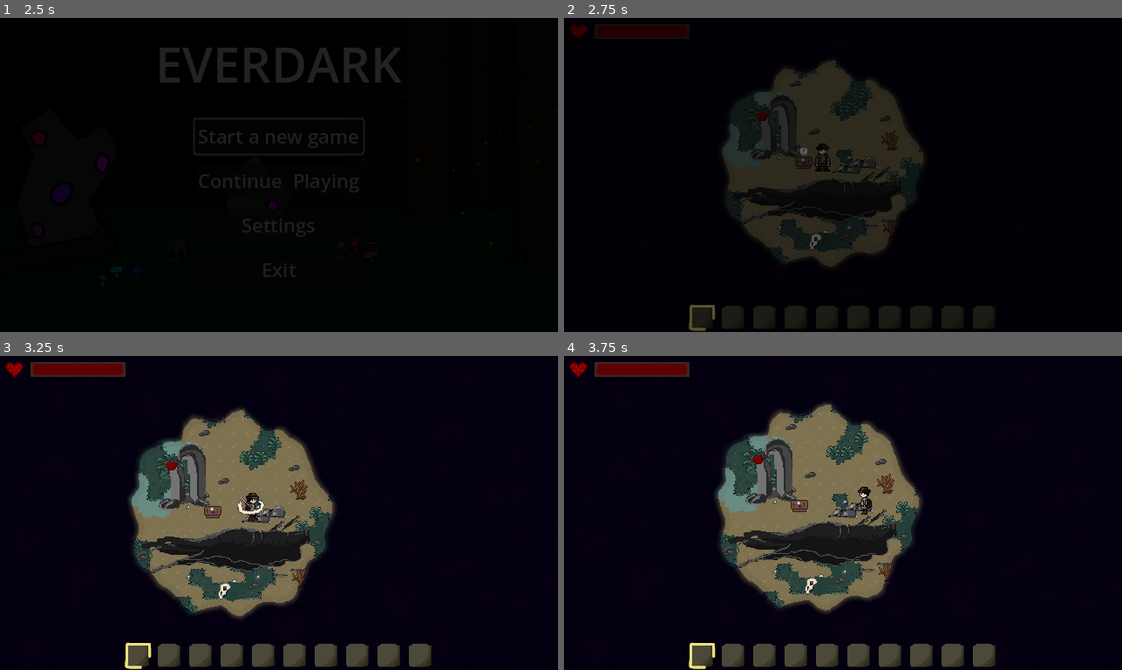
Above: before the commit, frames 1-4 (two rows, left to right).
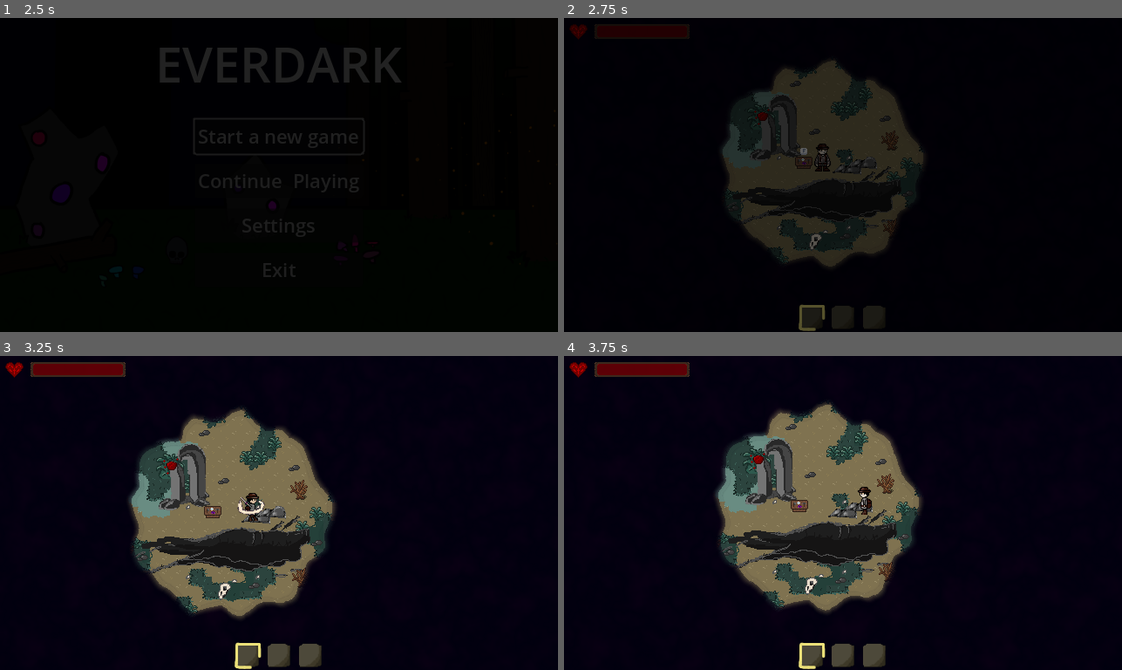
Above: after the commit, the same moments.

Repository: TimoRoggel/EverDark
Game: Godot game, scene res://UI/Main menu/main_menu.tscn
Same seed, same stepped clock (60 frames per second), same inputs: the game is played once before the commit and once after it. The engine's default icon, where the game draws it, is replaced by a stand-in: a white triangle on a blue panel in a dark square. Sound files missing from this copy of the repository are replaced by a short silence.
Inputs (mouse positions are in pixels of both pictures, inside the frame that each line leads up to):
- Up to frame 1 (2.5 s): click "Start a new game" at 0.5 s; click "Start a new game" at 1.25 s; click "OK" at 2 s
- Up to frame 2 (2.75 s): no input
- Up to frame 3 (3.25 s): tap Enter at 2.75 s; move the mouse to (401, 497) at 2.77 s; press the mouse at (401, 497) at 2.78 s; hold D (right) from 2.78 s (still down)
- Up to frame 4 (3.75 s): release D (right) at 3.5 s; release the mouse at (965, 497) at 3.5 s; drag from (731, 528) to (843, 500) at 3.52 s

Frame 1 is identical in both runs. In frame 2, 2.3% of the frame differs, in the area x 22-77%, y 91-100%; in frame 3, 3.1%; in frame 4, 3.1%, in the area x 22-78%, y 91-100%.

Commit message:
Edit amount of hotbar slots

Diff:
--- a/scenes/characters/hotbar_container.gd
+++ b/scenes/characters/hotbar_container.gd
@@ -3,15 +3,14 @@
 @export var inventory: InventoryContainer
 @export var inventory_component: InventoryComponent
 
-var hotbar_slots: int = 10
+var hotbar_slots: int = 3
 var currently_selected_slot: int = 0
 var is_active: bool = true
 var hotbar_just_emptied: bool = false
-var slots_per_row: int = 0
+var slots_per_row: int = 3
 
 func _ready() -> void:
 	if inventory:
-		slots_per_row = roundi(inventory.slots / float(inventory.rows))
 		inventory.updated.connect(update_held_item)
 	add_slots()
 	update_hotbar()
